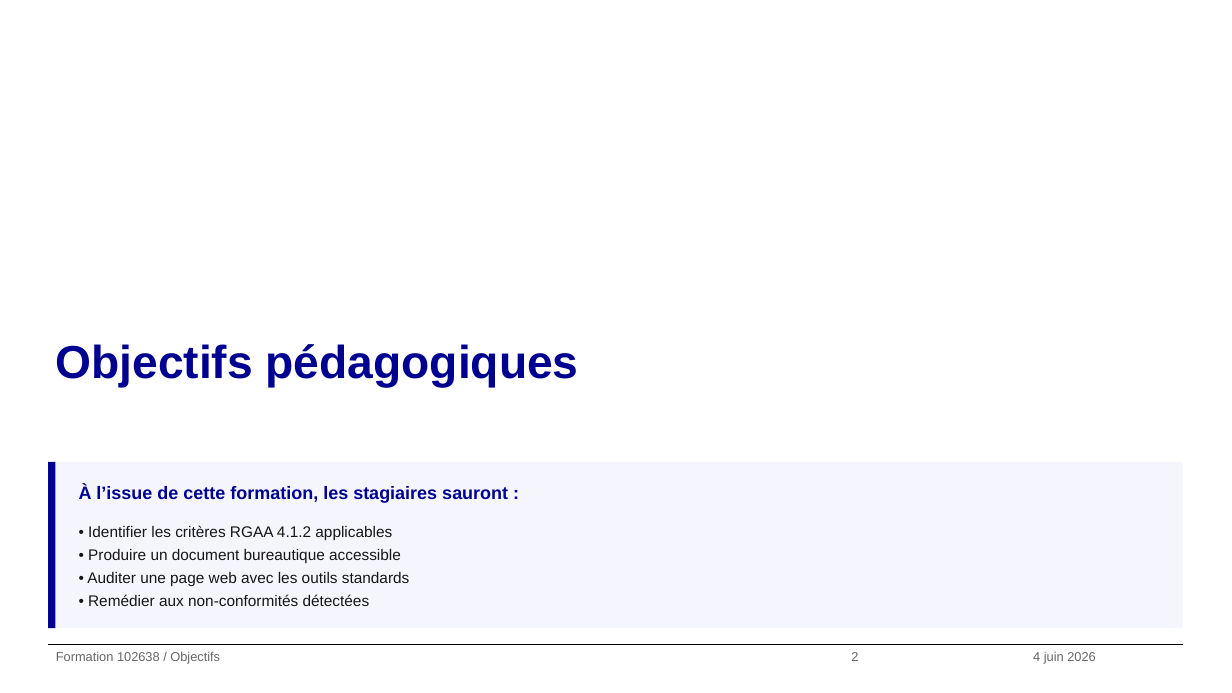
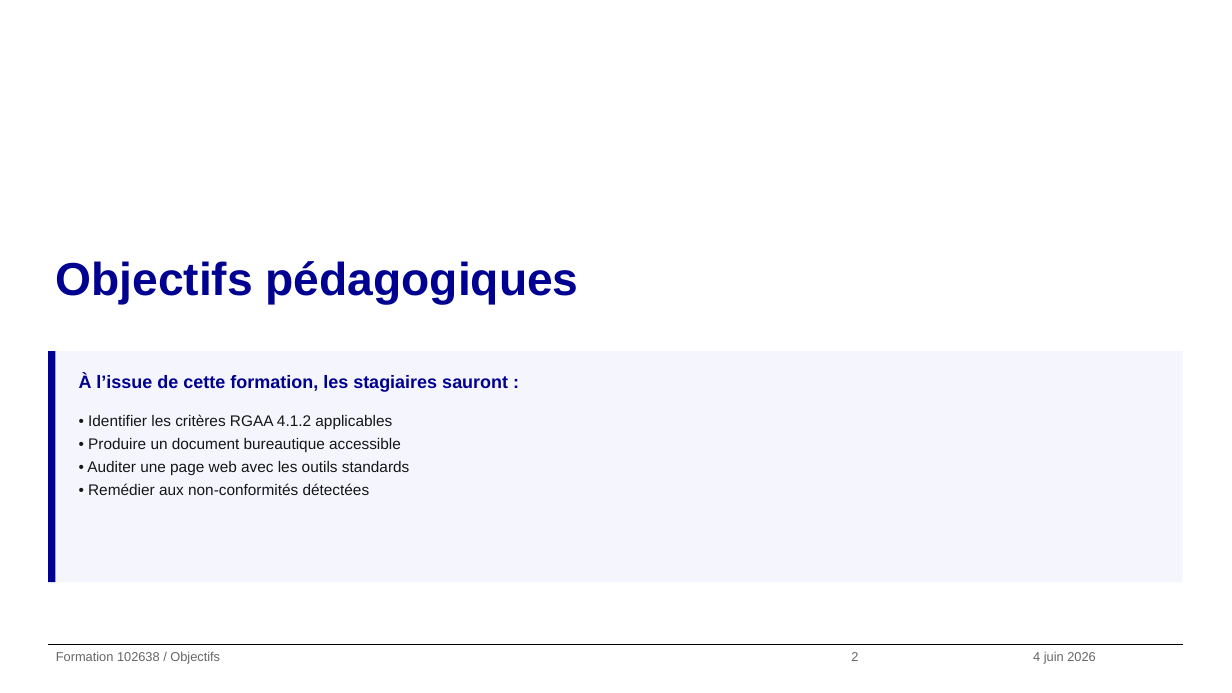
Before and after one commit to alexandra-guiderdoni/usine-fabrication-igpde-102846-ay11, a slide deck: slide 2 of demo-template-dsfr.pptx. Drawn at 1232x693 pixels with LibreOffice and Linux fonts; fonts in the diff are those of the drawing; background and template pictures are left out. Boxes give left, top, right and bottom in pixels: in the first picture for what was removed or moved away, otherwise in the second. Text is boxed around its words. In the diff, an @@ line names an element or a change of style, - is before the commit and + after.

Commit message:
Ajout helpers checklist, avant/après, exemple/contre-exemple et slide clôture
- add_checklist() : liste à cocher avec cases Unicode ☑/☐ (vertes/bleues)
- add_avant_apres() : 2 colonnes rouge clair / vert clair
- add_exemple_contre_exemple() : 2 colonnes avec icônes ✓ / ✗
- Slides démo 19-21 : 1/2/3 cartes sans numéro
- Slides démo 22-24 : 1/2/3 cartes sans numéro + callout plein largeur
- Slide 25 : checklist de 7 critères accessibilité
- Slide 26 : avant/après sur un lien accessible (RGAA 6.1)
- Slide 27 : exemple/contre-exemple sur alt text d'image
- Slide 28 : clôture (contact, espace Alizé, rappel évaluation)
- Slide 2 remontée : titre à 2,5" et callout à 3,8"
- Démo passe de 15 à 28 slides

```diff
--- a/demo-template-dsfr.pptx
+++ b/demo-template-dsfr.pptx
@@ text "Objectifs pédagogiques": place and size @@
-text "Objectifs pédagogiques" at [55, 344, 579, 388]
+text "Objectifs pédagogiques" at [55, 261, 579, 305]
@@ rectangle: place and size @@
-rectangle at [48, 462, 55, 628]
+rectangle at [48, 351, 55, 582]
@@ rectangle: place and size @@
-rectangle at [55, 462, 1183, 628]
+rectangle at [55, 351, 1183, 582]
@@ text "À l’issue de cette formation, ...": place and size @@
-text "À l’issue de cette formation, ..." at [79, 485, 508, 503]
+text "À l’issue de cette formation, ..." at [79, 374, 508, 392]
@@ text "• Identifier les critères RGAA ...": place and size @@
-text "• Identifier les critères RGAA ..." at [87, 525, 409, 606]
+text "• Identifier les critères RGAA ..." at [87, 414, 409, 495]
```
Also in this commit, not shown: 10 slides added, 2 other files.
